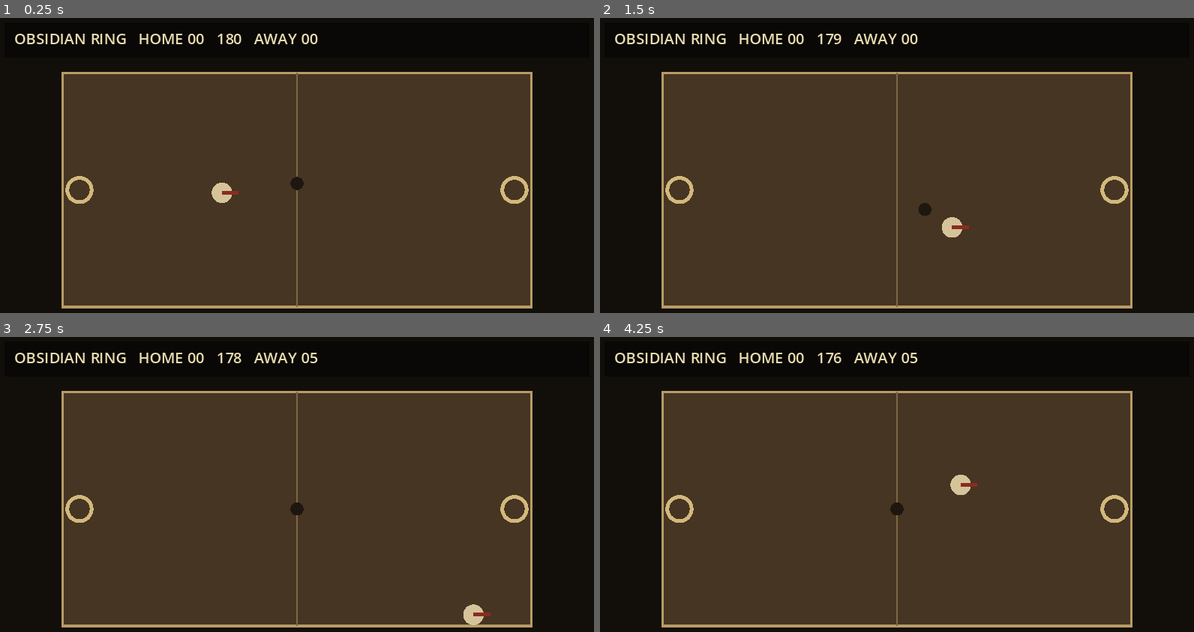
Above: before the commit, frames 1-4 (two rows, left to right).
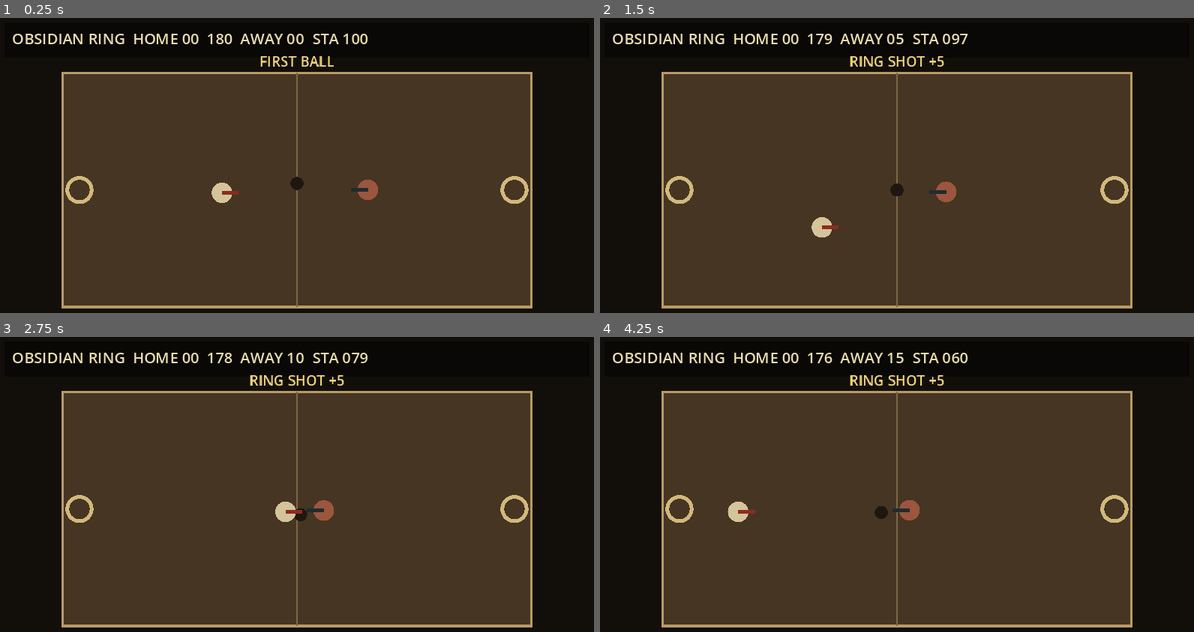
Above: after the commit, the same moments.

Repository: EVAVO-STUDIO/godot-462-obsidian-ring
Game: Godot game, scene res://scenes/main.tscn
Same seed, same stepped clock (60 frames per second), same inputs: the game is played once before the commit and once after it.
Inputs (mouse positions are in pixels of both pictures, inside the frame that each line leads up to):
- Up to frame 1 (0.25 s): no input
- Up to frame 2 (1.5 s): move the mouse to (1027, 165) at 0.52 s; hold D (move_right) 0.53-1.28 s; tap Space (pass_ball) at 0.6 s; tap X (strike_ball) at 0.8, 1.35 s; move the mouse to (778, 200) at 1.27 s; hold S (move_down) from 1.28 s (still down)
- Up to frame 3 (2.75 s): tap Z (tackle) at 1.55, 2.1 s; move the mouse to (356, 428) at 2.02 s; release S (move_down) at 2.03 s; hold D (move_right) from 2.03 s (still down); tap Space (pass_ball) at 2.3 s
- Up to frame 4 (4.25 s): move the mouse to (867, 570) at 2.77 s; release D (move_right) at 2.78 s; hold W (move_up) 2.78-3.53 s; tap Space (pass_ball) at 2.85 s; tap X (strike_ball) at 3.05, 3.6 s; move the mouse to (1075, 552) at 3.52 s; hold A (move_left) from 3.53 s (still down); tap Z (tackle) at 3.8 s

The runs differ from the first frame. In frame 1, 1.7% of the frame differs, in the area x 2-64%, y 5-62%; in frame 2, 2.3%, in the area x 2-63%, y 5-75%; in frame 3, 2.2%; in frame 4, 2.3%.

Commit message:
feat: expand arcade match gameplay loop

Diff:
--- a/scripts/main.gd
+++ b/scripts/main.gd
@@ -1,47 +1,180 @@
 extends Node2D
 
 const PLAYER_SPEED := 185.0
-const COURT := Rect2(70, 62, 500, 250)
+const AI_SPEED := 138.0
+const COURT := Rect2(70.0, 62.0, 500.0, 250.0)
 const BALL_RADIUS := 7.0
-
-var player_position := Vector2(240, 190)
-var ball_position := Vector2(320, 180)
+const MATCH_LENGTH := 180.0
+
+var player_position := Vector2(240.0, 190.0)
+var opponent_position := Vector2(430.0, 190.0)
+var ball_position := Vector2(320.0, 180.0)
 var ball_velocity := Vector2.ZERO
 var home_score := 0
 var away_score := 0
-var match_time := 180.0
-var possession := false
+var match_time := MATCH_LENGTH
+var possession_owner := 0
+var stamina := 100.0
+var opponent_stamina := 100.0
+var tackle_timer := 0.0
+var opponent_tackle_timer := 0.0
+var last_score_text := "FIRST BALL"
+var score_banner_timer := 2.0
 
 func _ready() -> void:
 	_configure_input()
 	queue_redraw()
 
 func _process(delta: float) -> void:
-	match_time = maxf(0.0, match_time - delta)
-
+	if match_time > 0.0:
+		match_time = maxf(0.0, match_time - delta)
+		tackle_timer = maxf(0.0, tackle_timer - delta)
+		opponent_tackle_timer = maxf(0.0, opponent_tackle_timer - delta)
+		score_banner_timer = maxf(0.0, score_banner_timer - delta)
+		_update_player(delta)
+		_update_opponent(delta)
+		_update_ball(delta)
+		_resolve_possession()
+		_resolve_tackles()
+	else:
+		possession_owner = 0
+		ball_velocity = Vector2.ZERO
+
+	queue_redraw()
+
+func _update_player(delta: float) -> void:
 	var movement := Input.get_vector("move_left", "move_right", "move_up", "move_down")
+	var moving := movement.length_squared() > 0.01
 	player_position += movement * PLAYER_SPEED * delta
-	player_position.x = clampf(player_position.x, COURT.position.x + 12.0, COURT.end.x - 12.0)
-	player_position.y = clampf(player_position.y, COURT.position.y + 12.0, COURT.end.y - 12.0)
-
-	if player_position.distance_to(ball_position) < 22.0 and ball_velocity.length() < 45.0:
-		possession = true
-
-	if possession:
-		ball_position = player_position + Vector2(16, 4)
+	player_position = _clamp_to_court(player_position)
+	stamina = clampf(stamina + (16.0 if not moving else -3.0) * delta, 0.0, 100.0)
+
+	if possession_owner == 1:
+		ball_position = player_position + Vector2(16.0, 3.0)
 		if Input.is_action_just_pressed("pass_ball"):
-			possession = false
-			ball_velocity = Vector2(260, 0).rotated((get_global_mouse_position() - player_position).angle())
-		elif Input.is_action_just_pressed("strike_ball"):
-			possession = false
-			ball_velocity = Vector2(390, 0).rotated((get_global_mouse_position() - player_position).angle())
+			_release_ball(player_position.direction_to(get_global_mouse_position()), 270.0)
+		elif Input.is_action_just_pressed("strike_ball") and stamina >= 10.0:
+			stamina -= 10.0
+			_release_ball(player_position.direction_to(get_global_mouse_position()), 420.0)
+
+func _update_opponent(delta: float) -> void:
+	var target := ball_position
+	if possession_owner == 2:
+		target = Vector2(COURT.position.x + 90.0, COURT.get_center().y)
+	elif possession_owner == 1:
+		target = player_position
+
+	var direction := opponent_position.direction_to(target)
+	var speed := AI_SPEED + (18.0 if possession_owner == 1 else 0.0)
+	opponent_position += direction * speed * delta
+	opponent_position = _clamp_to_court(opponent_position)
+	opponent_stamina = clampf(opponent_stamina + (12.0 if direction.length_squared() < 0.01 else -2.0) * delta, 0.0, 100.0)
+
+	if possession_owner == 2:
+		ball_position = opponent_position + Vector2(-16.0, 3.0)
+		if opponent_position.x < COURT.get_center().x + 30.0:
+			var aim := Vector2(COURT.position.x + 18.0, COURT.get_center().y)
+			_release_ball(opponent_position.direction_to(aim), 375.0)
+
+func _update_ball(delta: float) -> void:
+	if possession_owner != 0:
+		return
+	ball_position += ball_velocity * delta
+	ball_velocity = ball_velocity.move_toward(Vector2.ZERO, 92.0 * delta)
+	_bounce_ball()
+	_check_ring_score()
+	_check_end_zone_score()
+
+func _resolve_possession() -> void:
+	if possession_owner != 0 or ball_velocity.length() > 62.0:
+		return
+	if player_position.distance_to(ball_position) < 22.0:
+		possession_owner = 1
+	elif opponent_position.distance_to(ball_position) < 22.0:
+		possession_owner = 2
+
+func _resolve_tackles() -> void:
+	if Input.is_action_just_pressed("tackle") and tackle_timer <= 0.0 and stamina >= 14.0:
+		stamina -= 14.0
+		tackle_timer = 0.55
+		if player_position.distance_to(opponent_position) < 31.0:
+			opponent_position += player_position.direction_to(opponent_position) * 24.0
+			opponent_position = _clamp_to_court(opponent_position)
+			if possession_owner == 2:
+				possession_owner = 0
+				ball_position = opponent_position.lerp(player_position, 0.45)
+				ball_velocity = player_position.direction_to(opponent_position) * 110.0
+
+	if possession_owner == 1 and opponent_tackle_timer <= 0.0 and opponent_position.distance_to(player_position) < 29.0:
+		opponent_tackle_timer = 0.8
+		if opponent_stamina >= 10.0:
+			opponent_stamina -= 10.0
+			possession_owner = 0
+			ball_position = player_position.lerp(opponent_position, 0.45)
+			ball_velocity = opponent_position.direction_to(player_position) * 105.0
+			player_position += opponent_position.direction_to(player_position) * 20.0
+			player_position = _clamp_to_court(player_position)
+
+func _release_ball(direction: Vector2, speed: float) -> void:
+	if direction.length_squared() < 0.01:
+		direction = Vector2.RIGHT if possession_owner == 1 else Vector2.LEFT
+	ball_velocity = direction.normalized() * speed
+	possession_owner = 0
+
+func _bounce_ball() -> void:
+	if ball_position.x < COURT.position.x + BALL_RADIUS:
+		ball_position.x = COURT.position.x + BALL_RADIUS
+		ball_velocity.x = absf(ball_velocity.x) * 0.82
+	elif ball_position.x > COURT.end.x - BALL_RADIUS:
+		ball_position.x = COURT.end.x - BALL_RADIUS
+		ball_velocity.x = -absf(ball_velocity.x) * 0.82
+
+	if ball_position.y < COURT.position.y + BALL_RADIUS:
+		ball_position.y = COURT.position.y + BALL_RADIUS
+		ball_velocity.y = absf(ball_velocity.y) * 0.82
+	elif ball_position.y > COURT.end.y - BALL_RADIUS:
+		ball_position.y = COURT.end.y - BALL_RADIUS
+		ball_velocity.y = -absf(ball_velocity.y) * 0.82
+
+func _check_ring_score() -> void:
+	var left_ring := Vector2(COURT.position.x + 18.0, COURT.get_center().y)
+	var right_ring := Vector2(COURT.end.x - 18.0, COURT.get_center().y)
+	if ball_position.distance_to(left_ring) < 13.0 and ball_velocity.x < -120.0:
+		_award_score(2, 5, "RING SHOT")
+	elif ball_position.distance_to(right_ring) < 13.0 and ball_velocity.x > 120.0:
+		_award_score(1, 5, "RING SHOT")
+
+func _check_end_zone_score() -> void:
+	var lane_top := COURT.get_center().y - 48.0
+	var lane_bottom := COURT.get_center().y + 48.0
+	if ball_position.y < lane_top or ball_position.y > lane_bottom:
+		return
+	if ball_position.x <= COURT.position.x + 9.0 and ball_velocity.x < 0.0:
+		_award_score(2, 1, "WALL SCORE")
+	elif ball_position.x >= COURT.end.x - 9.0 and ball_velocity.x > 0.0:
+		_award_score(1, 1, "WALL SCORE")
+
+func _award_score(team: int, points: int, label: String) -> void:
+	if team == 1:
+		home_score += points
 	else:
-		ball_position += ball_velocity * delta
-		ball_velocity = ball_velocity.move_toward(Vector2.ZERO, 85.0 * delta)
-		_bounce_ball()
-		_check_ring_score()
-
-	queue_redraw()
+		away_score += points
+	last_score_text = "%s +%d" % [label, points]
+	score_banner_timer = 1.5
+	_reset_ball()
+
+func _reset_ball() -> void:
+	ball_position = COURT.get_center()
+	ball_velocity = Vector2.ZERO
+	possession_owner = 0
+	player_position = Vector2(240.0, 190.0)
+	opponent_position = Vector2(400.0, 190.0)
+
+func _clamp_to_court(point: Vector2) -> Vector2:
+	return Vector2(
+		clampf(point.x, COURT.position.x + 12.0, COURT.end.x - 12.0),
+		clampf(point.y, COURT.position.y + 12.0, COURT.end.y - 12.0)
+	)
 
 func _configure_input() -> void:
 	_add_key_action("move_left", KEY_A)
@@ -64,50 +197,24 @@
 	if not InputMap.action_has_event(action, event):
 		InputMap.action_add_event(action, event)
 
-func _bounce_ball() -> void:
-	if ball_position.x < COURT.position.x + BALL_RADIUS:
-		ball_position.x = COURT.position.x + BALL_RADIUS
-		ball_velocity.x = absf(ball_velocity.x) * 0.82
-	elif ball_position.x > COURT.end.x - BALL_RADIUS:
-		ball_position.x = COURT.end.x - BALL_RADIUS
-		ball_velocity.x = -absf(ball_velocity.x) * 0.82
-
-	if ball_position.y < COURT.position.y + BALL_RADIUS:
-		ball_position.y = COURT.position.y + BALL_RADIUS
-		ball_velocity.y = absf(ball_velocity.y) * 0.82
-	elif ball_position.y > COURT.end.y - BALL_RADIUS:
-		ball_position.y = COURT.end.y - BALL_RADIUS
-		ball_velocity.y = -absf(ball_velocity.y) * 0.82
-
-func _check_ring_score() -> void:
-	var left_ring := Vector2(COURT.position.x + 18, COURT.get_center().y)
-	var right_ring := Vector2(COURT.end.x - 18, COURT.get_center().y)
-	if ball_position.distance_to(left_ring) < 13.0 and ball_velocity.x < 0.0:
-		away_score += 5
-		_reset_ball()
-	elif ball_position.distance_to(right_ring) < 13.0 and ball_velocity.x > 0.0:
-		home_score += 5
-		_reset_ball()
-
-func _reset_ball() -> void:
-	ball_position = COURT.get_center()
-	ball_velocity = Vector2.ZERO
-	possession = false
-
 func _draw() -> void:
 	draw_rect(Rect2(0, 0, 640, 360), Color("120f0b"))
 	draw_rect(COURT, Color("463522"))
 	draw_rect(COURT, Color("b99b65"), false, 3.0)
 	draw_line(Vector2(COURT.get_center().x, COURT.position.y), Vector2(COURT.get_center().x, COURT.end.y), Color("7d6743"), 2.0)
 
-	var left_ring := Vector2(COURT.position.x + 18, COURT.get_center().y)
-	var right_ring := Vector2(COURT.end.x - 18, COURT.get_center().y)
-	draw_arc(left_ring, 13, 0, TAU, 24, Color("d2b87c"), 4.0)
-	draw_arc(right_ring, 13, 0, TAU, 24, Color("d2b87c"), 4.0)
+	var left_ring := Vector2(COURT.position.x + 18.0, COURT.get_center().y)
+	var right_ring := Vector2(COURT.end.x - 18.0, COURT.get_center().y)
+	draw_arc(left_ring, 13.0, 0.0, TAU, 24, Color("d2b87c"), 4.0)
+	draw_arc(right_ring, 13.0, 0.0, TAU, 24, Color("d2b87c"), 4.0)
 
 	draw_circle(ball_position, BALL_RADIUS, Color("1d1710"))
-	draw_circle(player_position, 11, Color("d5c39a"))
-	draw_line(player_position, player_position + Vector2(18, 0), Color("8b2c22"), 4.0)
+	draw_circle(player_position, 11.0, Color("d5c39a"))
+	draw_line(player_position, player_position + Vector2(18.0, 0.0), Color("8b2c22"), 4.0)
+	draw_circle(opponent_position, 11.0, Color("9b563d"))
+	draw_line(opponent_position, opponent_position + Vector2(-18.0, 0.0), Color("1f2c32"), 4.0)
 
 	draw_rect(Rect2(8, 8, 624, 38), Color("090806"))
-	draw_string(ThemeDB.fallback_font, Vector2(18, 31), "OBSIDIAN RING   HOME %02d   %03d   AWAY %02d" % [home_score, int(ceil(match_time)), away_score], HORIZONTAL_ALIGNMENT_LEFT, -1, 16, Color("eadcae"))
+	draw_string(ThemeDB.fallback_font, Vector2(16, 31), "OBSIDIAN RING  HOME %02d  %03d  AWAY %02d  STA %03d" % [home_score, int(ceil(match_time)), away_score, int(stamina)], HORIZONTAL_ALIGNMENT_LEFT, -1, 16, Color("eadcae"))
+	if score_banner_timer > 0.0:
+		draw_string(ThemeDB.fallback_font, Vector2(250, 55), last_score_text, HORIZONTAL_ALIGNMENT_CENTER, 140, 15, Color("f2d47d"))
